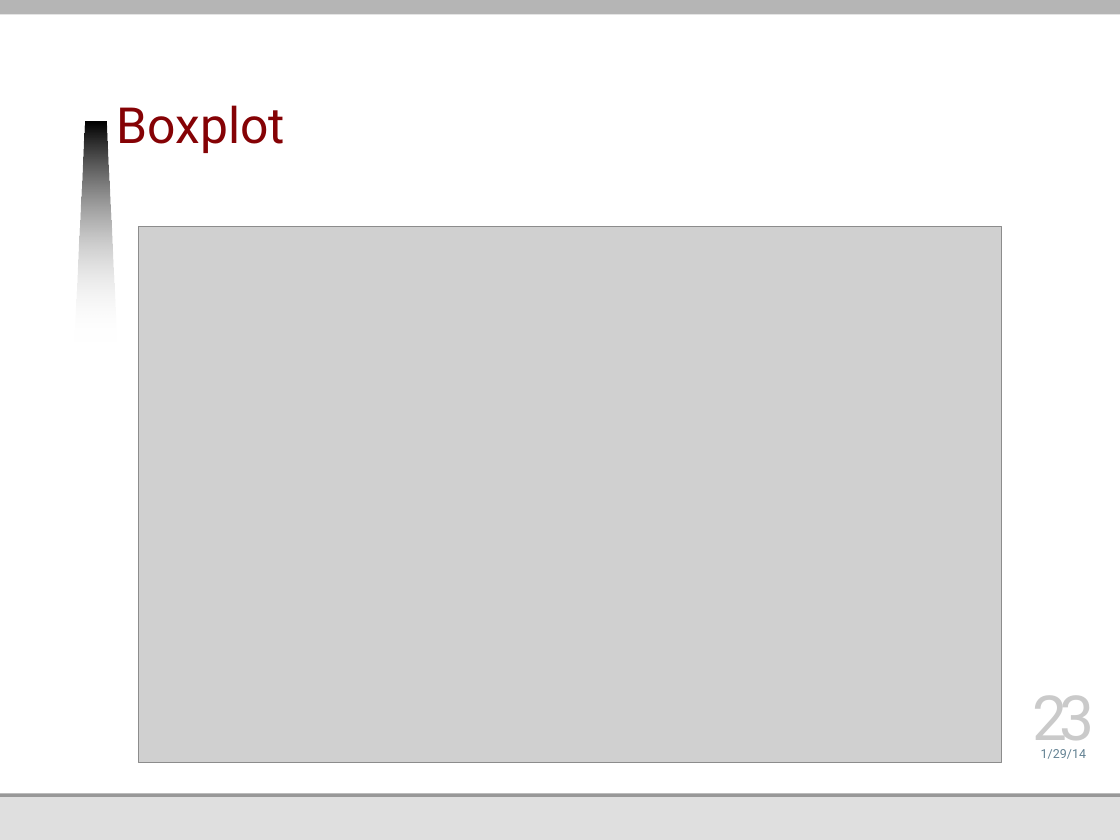
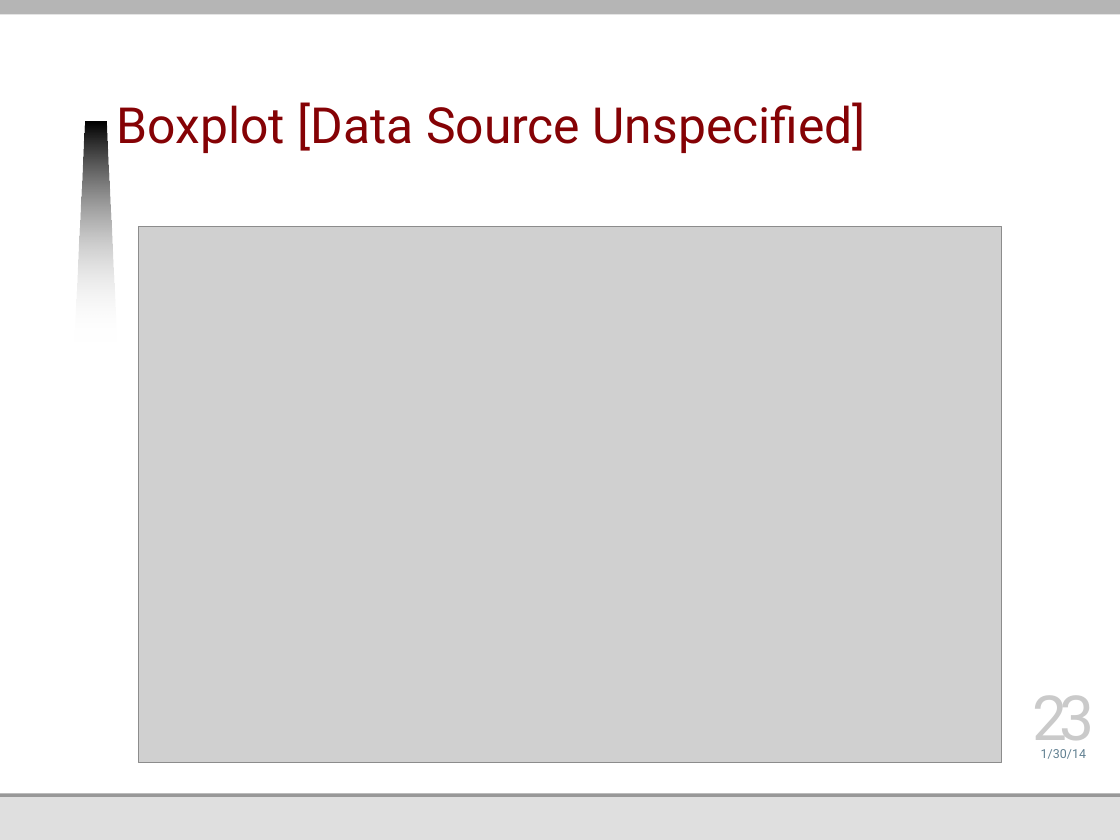
Before and after one commit to jmankoff/data, a slide deck: slide 23 of Lectures/6 Exploration.pptx. Drawn at 1120x840 pixels with LibreOffice and Linux fonts; fonts in the diff are those of the drawing; grey boxes stand for pictures; background and template pictures are left out. Boxes give left, top, right and bottom in pixels: in the first picture for what was removed or moved away, otherwise in the second. Text is boxed around its words. In the diff, an @@ line names an element or a change of style, - is before the commit and + after.

```diff
--- a/Lectures/6 Exploration.pptx
+++ b/Lectures/6 Exploration.pptx
@@ title at bbox=[117, 102, 866, 153]: text changed @@
-Boxplot
+Boxplot [Data Source Unspecified]
@@ text at bbox=[1041, 749, 1086, 759]: text changed @@
-1/29/14
+1/30/14
```
Also in this commit, not shown: 33 other slides changed, 1 other file.
